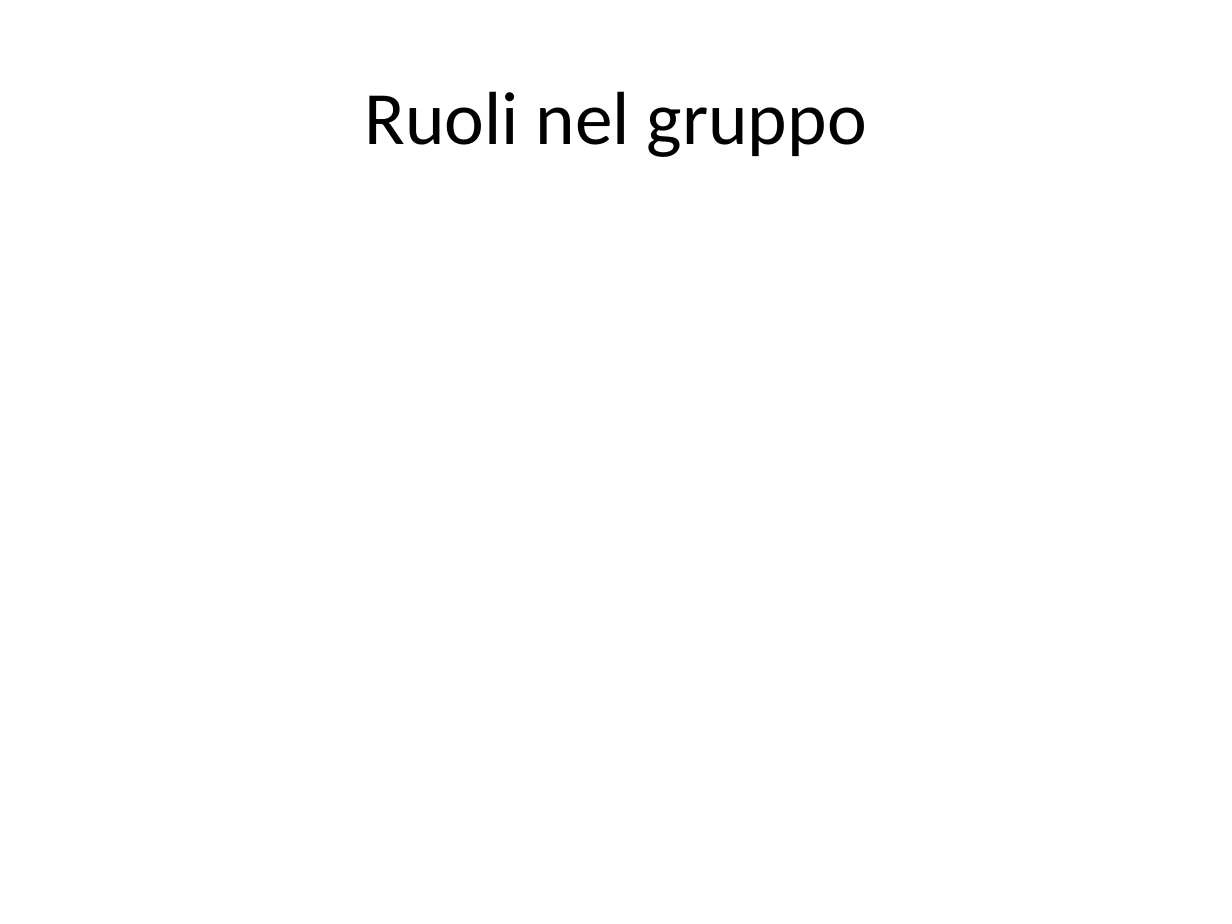
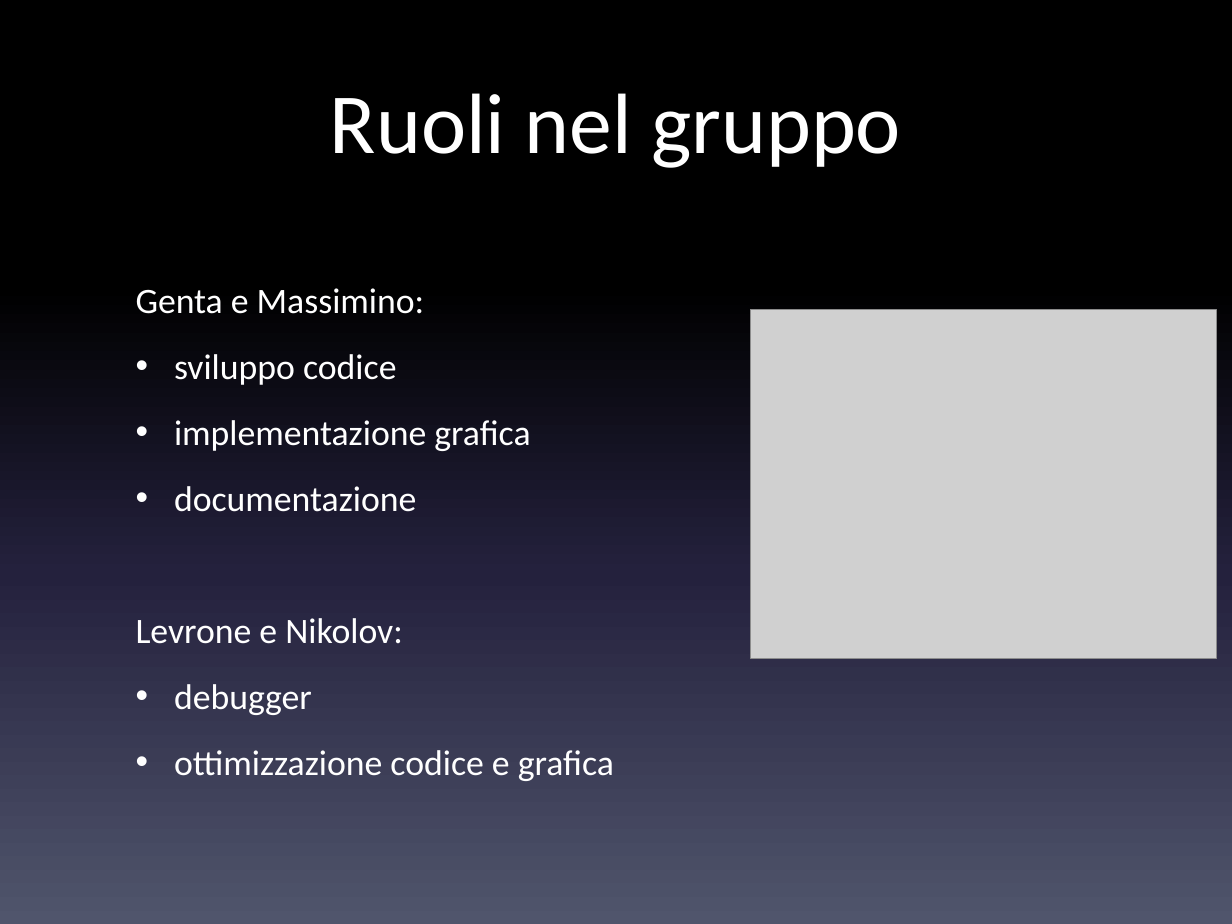
Before and after one commit to danielegenta/ProjectTPSI_Spider, a slide deck: slide 16 of Presentazione_Spider.pptx (slide 18 before the commit). Drawn at 1232x924 pixels with LibreOffice and Linux fonts; fonts in the diff are those of the drawing; grey boxes stand for pictures. Boxes give left, top, right and bottom in pixels: in the first picture for what was removed or moved away, otherwise in the second. Text is boxed around its words. In the diff, an @@ line names an element or a change of style, - is before the commit and + after.

```diff
--- a/Presentazione_Spider.pptx
+++ b/Presentazione_Spider.pptx
@@ background #FFFFFF to gradient #000000 to #24213E to #51566D @@
@@ title "Ruoli nel gruppo": place and size @@
-title "Ruoli nel gruppo" at bbox=[364, 91, 867, 157]
+title "Ruoli nel gruppo" at bbox=[330, 93, 901, 168]
@@ title "Ruoli nel gruppo" at bbox=[330, 93, 901, 168]: size 44 to 50 pt, text colour #000000 to #FFFFFF; vertical alignment middle to top @@
@@ text added at bbox=[136, 288, 614, 781], 20.9 pt, text #FFFFFF @@
+  Genta e Massimino:
+  • sviluppo codice
+  • implementazione grafica
+  • documentazione
+  Levrone e Nikolov:
+  • debugger
+  • ottimizzazione codice e grafica
@@ picture added at bbox=[750, 309, 1216, 658] @@
```
Also in this commit, not shown: 7 other slides changed, 9 slides added, 11 slides removed.
